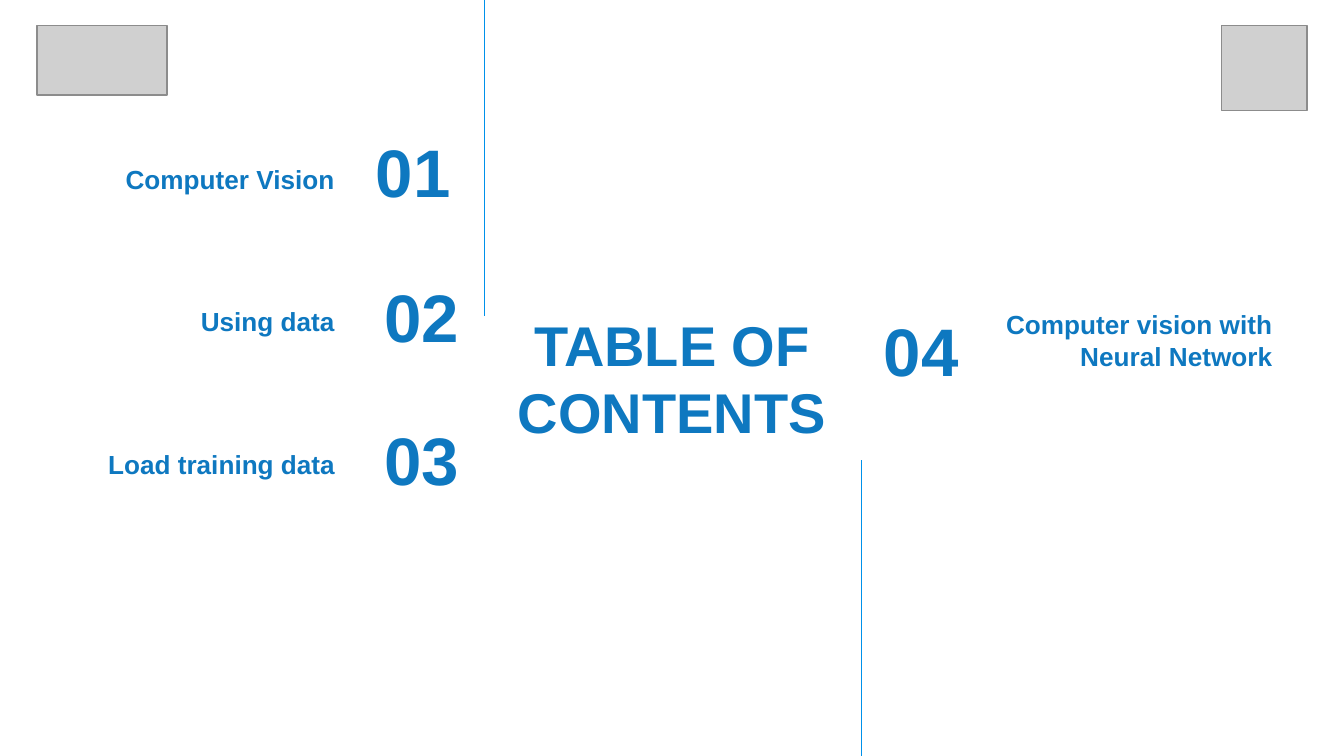
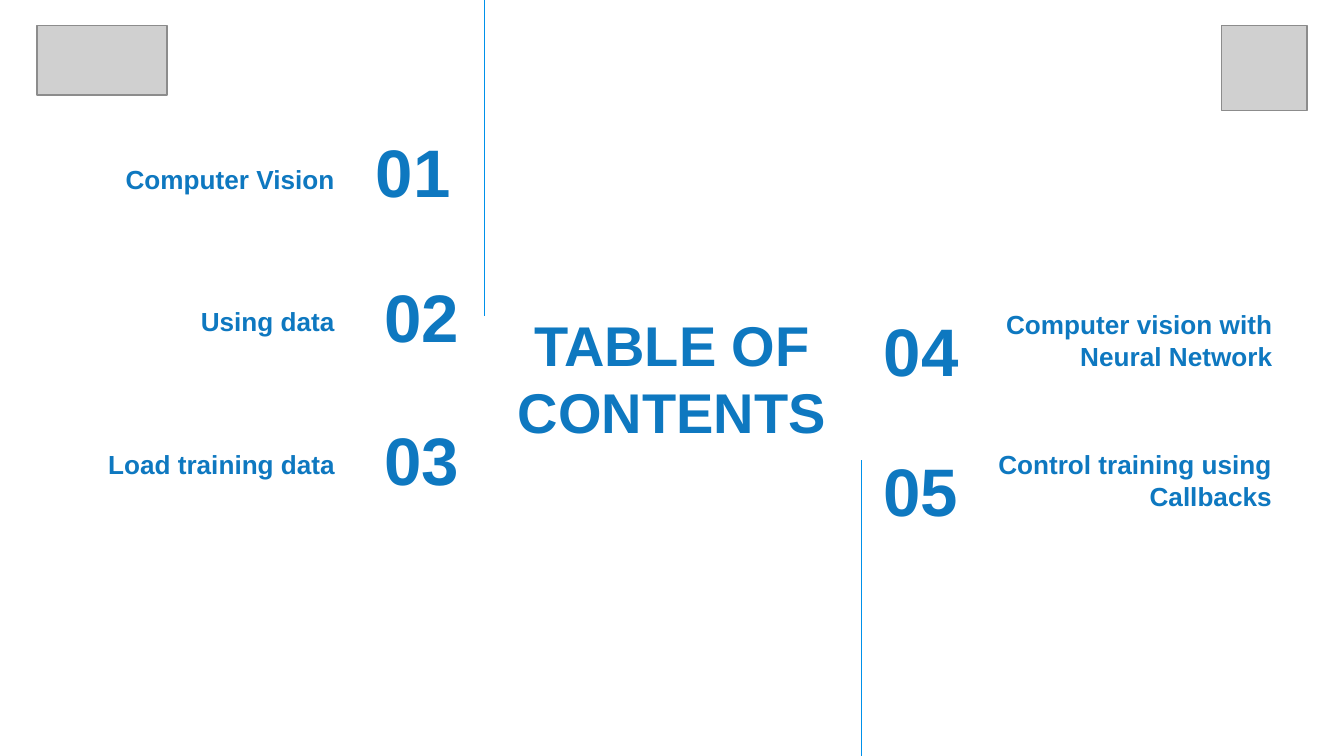
Before and after one commit to VinhDevNguyen/Tensorflow_Seminar, a slide deck: slide 2 of 1_Introduction_To_TF/Week_2/Slide/An_Introduction_to_computer_vision.pptx. Drawn at 1344x756 pixels with LibreOffice and Linux fonts; fonts in the diff are those of the drawing; grey boxes stand for pictures; background and template pictures are left out. Boxes give left, top, right and bottom in pixels: in the first picture for what was removed or moved away, otherwise in the second. Text is boxed around its words. In the diff, an @@ line names an element or a change of style, - is before the commit and + after.

```diff
--- a/1_Introduction_To_TF/Week_2/Slide/An_Introduction_to_computer_vision.pptx
+++ b/1_Introduction_To_TF/Week_2/Slide/An_Introduction_to_computer_vision.pptx
@@ text added at box(883, 469, 958, 517), 36 pt, text #0E78C0, bold @@
+05
@@ text added at box(998, 455, 1272, 507), 14 pt, text #0E78C0, bold @@
+Control training using Callbacks
```
Also in this commit, not shown: 1 other slide changed, 2 slides added, 4 slides removed.
